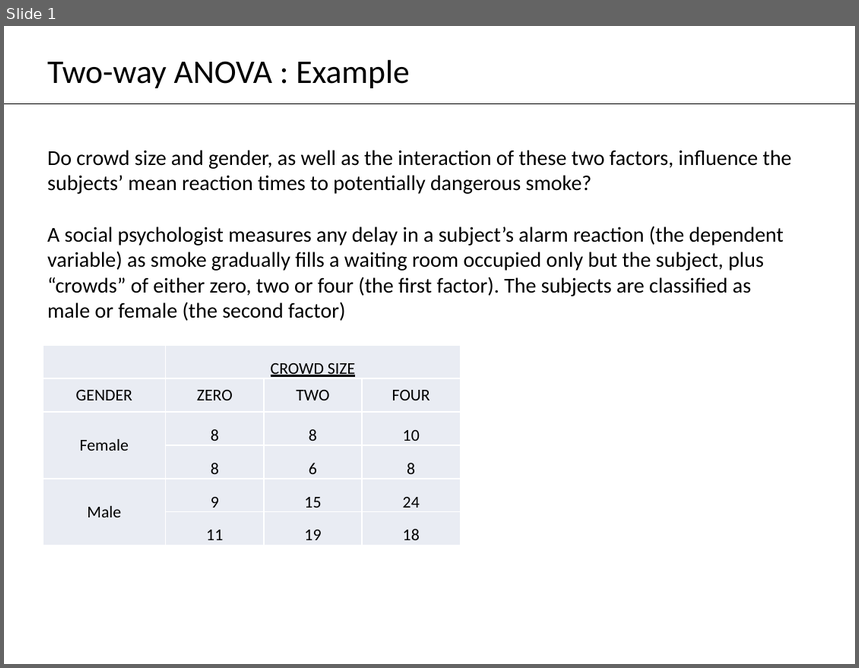
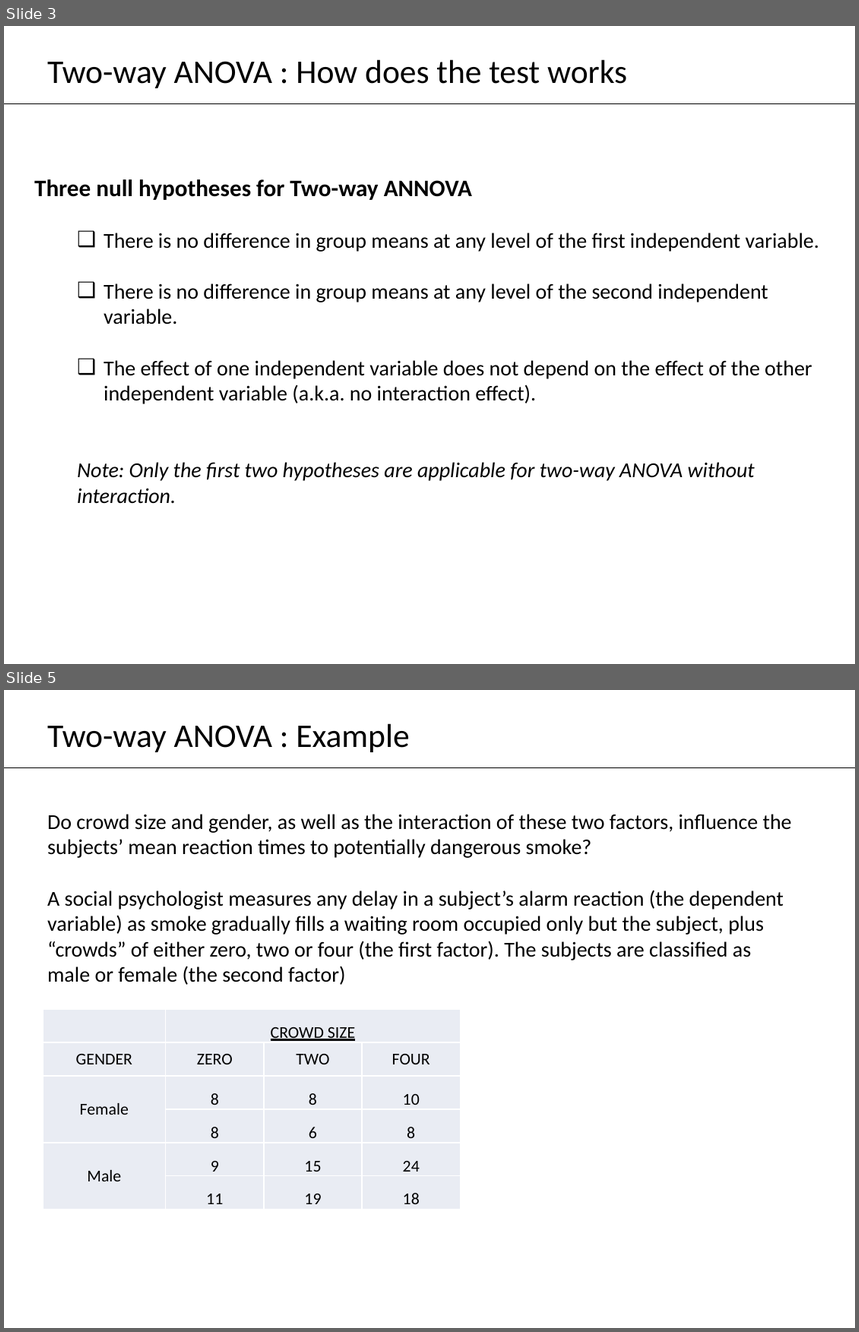
Before and after one commit to edsonfajilagot/pupmas-dp, a slide deck: g3_report/two-way-anova.pptx. Shown one above the other, each under a label of ours: slide 1 before the commit, slides 3 and 5 after it; the slides between them are not shown. The pictures are 859x668 and 859x1332 pixels, drawn with LibreOffice and Linux fonts; fonts in the diff are those of the drawing. Boxes give left, top, right and bottom in pixels: in the first picture for what was removed or moved away, otherwise in the second. Text is boxed around its words. In the diff, an @@ line names an element or a change of style, - is before the commit and + after.

```diff
--- a/g3_report/two-way-anova.pptx
+++ b/g3_report/two-way-anova.pptx
@@ slide 3 added at (4, 26, 855, 664), background #FFFFFF @@
@@ text added at (47, 59, 627, 88), 28 pt, text #000000 @@
+Two-way ANOVA : How does the test works
@@ line added from (4, 104) to (855, 104), #000000 0.75 pt @@
@@ text added at (34, 180, 819, 504), 18 pt, text #000000 @@
+Three null hypotheses for Two-way ANNOVA
+  ❑ There is no difference in group means at any level of the first independent variable.
+  ❑ There is no difference in group means at any level of the second independent variable.
+  ❑ The effect of one independent variable does not depend on the effect of the other independent variable (a.k.a. no interaction effect).
+  Note: Only the first two hypotheses are applicable for two-way ANOVA without interaction.
@@ what was slide 1 is now slide 5 @@
```
Also in this commit, not shown: 3 other slides added, 1 other file.
